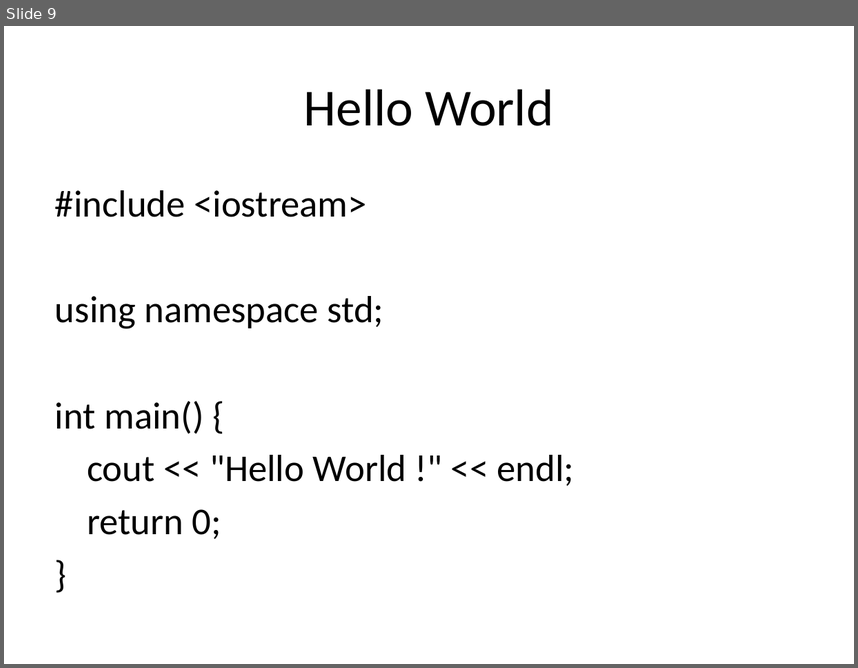
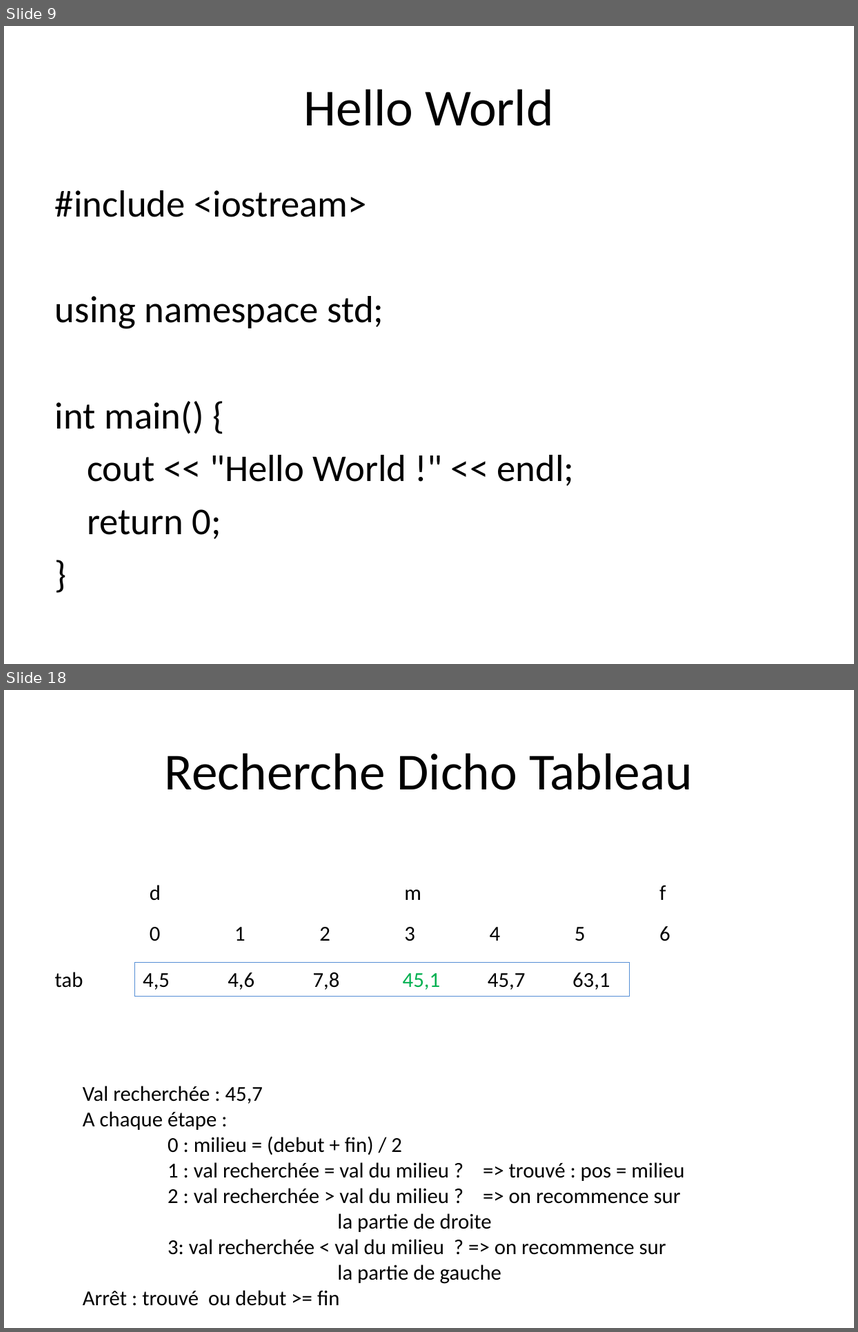
Before and after one commit to matthcol/CPP2019_07, a slide deck: CPP.pptx. Shown one above the other, each under a label of ours: slide 9 before the commit, slides 9 and 18 after it; the slides between them are not shown. The pictures are 858x668 and 858x1332 pixels, drawn with LibreOffice and Linux fonts; fonts in the diff are those of the drawing. Boxes give left, top, right and bottom in pixels: in the first picture for what was removed or moved away, otherwise in the second. Text is boxed around its words. In the diff, an @@ line names an element or a change of style, - is before the commit and + after.

```diff
--- a/CPP.pptx
+++ b/CPP.pptx
@@ slide 18 added at (4, 690, 854, 1328), background #FFFFFF @@
@@ title added at (165, 753, 693, 790), 44 pt, text #000000 @@
+Recherche Dicho Tableau
@@ text added at (150, 885, 666, 900), 18 pt, text #000000 @@
+d m f
@@ text added at (150, 926, 671, 941), 18 pt, text #000000 @@
+0 1 2 3 4 5 6
@@ text added at (55, 972, 83, 987), 18 pt, text #000000 @@
+tab
@@ rectangle added at (135, 962, 631, 996), outline #558ED5 0.75 pt, 18 pt, text #000000 @@
+4,5 4,6 7,8 45,1 45,7 63,1
@@ text added at (83, 1085, 684, 1305), 18 pt, text #000000 @@
+Val recherchée : 45,7
+A chaque étape :
+0 : milieu = (debut + fin) / 2
+1 : val recherchée = val du milieu ? => trouvé : pos = milieu
+2 : val recherchée > val du milieu ? => on recommence sur la partie de droite
+3: val recherchée < val du milieu ? => on recommence sur la partie de gauche
+Arrêt : trouvé ou debut >= fin
```
Also in this commit, not shown: 1 slide changed, 11 other slides added.
